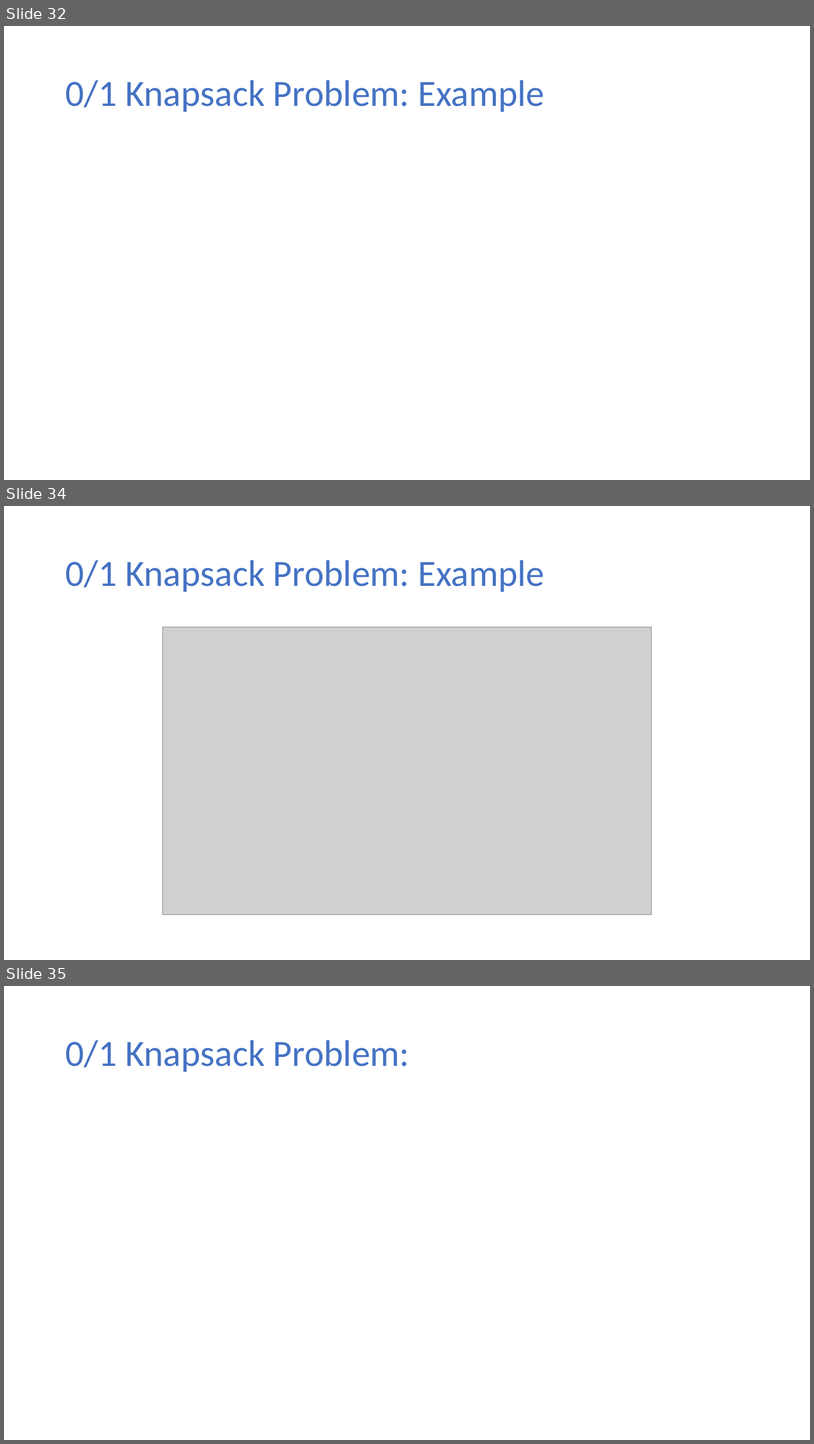
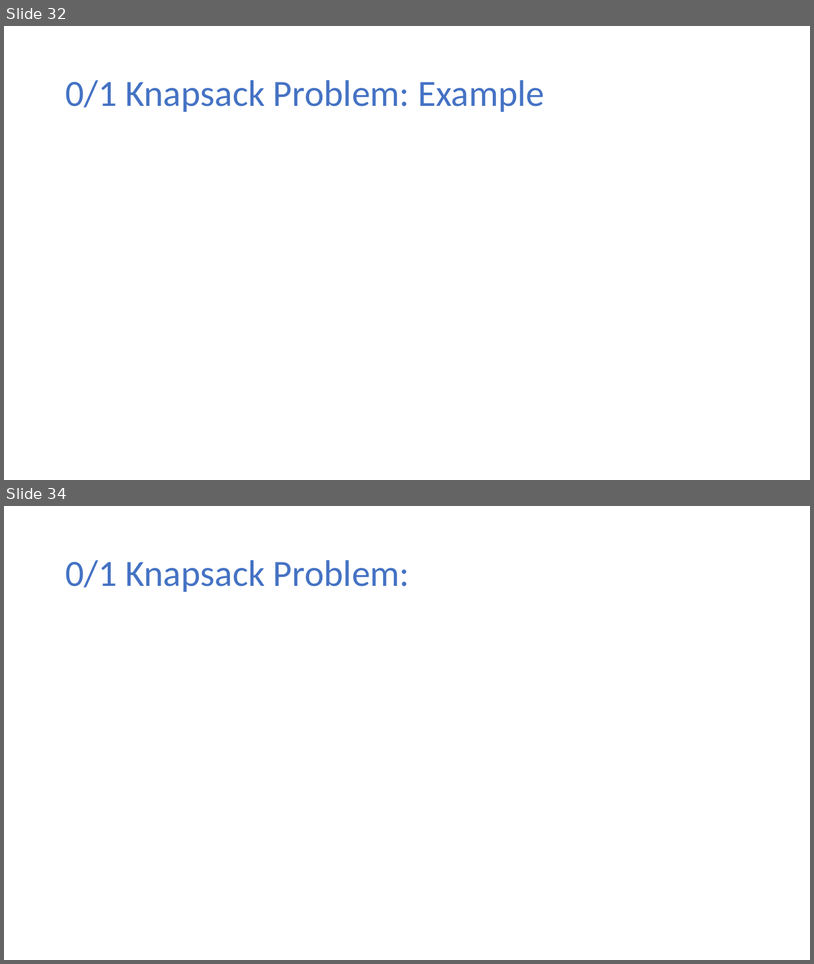
Before and after one commit to ekkapotc/EA2021, a slide deck: Slides/Lecture 14.pptx. Shown one above the other, each under a label of ours: slides 32, 34 and 35 before the commit, slides 32 and 34 after it; the slides between them are not shown. The pictures are 814x1444 and 814x964 pixels, drawn with LibreOffice and Linux fonts; fonts in the diff are those of the drawing; grey boxes stand for pictures. Boxes give left, top, right and bottom in pixels: in the first picture for what was removed or moved away, otherwise in the second. Text is boxed around its words. In the diff, an @@ line names an element or a change of style, - is before the commit and + after.

Commit message:
Lecture 14 updated

```diff
--- a/Slides/Lecture 14.pptx
+++ b/Slides/Lecture 14.pptx
@@ slide 34 removed at (4, 506, 810, 960), background #FFFFFF @@
@@ title removed at (65, 560, 545, 592) @@
-0/1 Knapsack Problem: Example
@@ picture removed at (163, 627, 652, 915) @@
@@ what was slide 35 is now slide 34 @@
```
Also in this commit, not shown: 1 slide changed, 1 other file.
